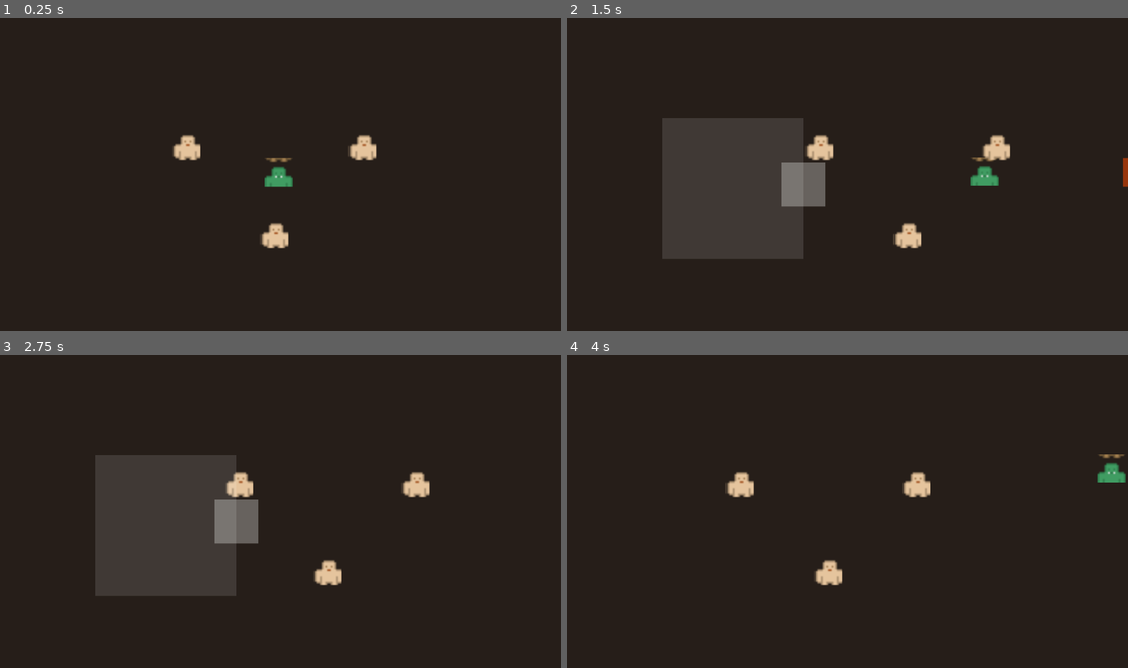
Above: before the commit, frames 1-4 (two rows, left to right).
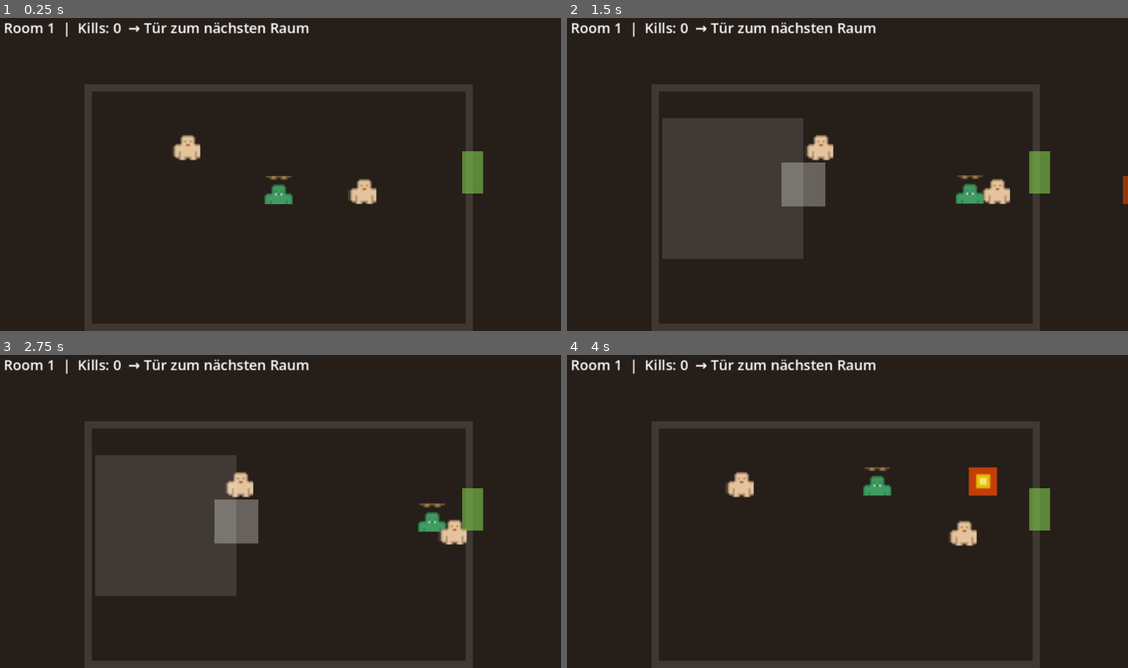
Above: after the commit, the same moments.

Repository: dcsepke-byte/slime-survivor
Game: Godot game, scene res://scenes/main.tscn
The game is run twice, just before and just after one commit, with the same random seed, the same clock (stepped at 60 frames per second) and the same inputs.
Inputs (mouse positions are in pixels of both pictures, inside the frame that each line leads up to):
- Up to frame 1 (0.25 s): no input
- Up to frame 2 (1.5 s): move the mouse to (970, 155) at 0.52 s; hold Right (ui_right) 0.53-1.25 s; click (970, 155) at 0.67 s; tap Space at 0.77 s; drag from (735, 187) to (1055, 171) at 1.27 s
- Up to frame 3 (2.75 s): move the mouse to (336, 439) at 2.02 s; hold Right (ui_right) from 2.03 s (still down); click (336, 439) at 2.17 s
- Up to frame 4 (4 s): release Right (ui_right) at 2.75 s; drag from (819, 574) to (673, 461) at 2.77 s; move the mouse to (1015, 558) at 3.52 s; hold Left (ui_left) from 3.53 s (still down); click (1015, 558) at 3.67 s; tap Space at 3.77 s

The runs differ from the first frame. In frame 1, 7.7% of the frame differs, in the area x 0-87%, y 1-100%; in frame 2, 7.8%; in frame 3, 7.4%; in frame 4, 8.2%, in the area x 0-100%, y 1-100%.

Commit message:
feat: Room-Progression — 3 Räume, Wände, Türen, Boss

Diff:
--- a/scripts/game.gd
+++ b/scripts/game.gd
@@ -1,15 +1,121 @@
 extends Node2D
+## Slime Survivor — Level Manager mit Room-Progression
+
+var current_room := 0
+var rooms_cleared := 0
+
+@onready var player: Player = $Player
 
 func _ready() -> void:
 	var mobile_ui: Node = preload("res://scenes/mobile_ui.tscn").instantiate()
 	add_child(mobile_ui)
-
-	var player: Player = $Player
 	player.setup_mobile(mobile_ui)
 
-	var enemy_scene: PackedScene = preload("res://scenes/enemy.tscn")
-	var positions: Array[Vector2] = [Vector2(200, 150), Vector2(400, 150), Vector2(300, 250)]
-	for pos in positions:
-		var e: Enemy = enemy_scene.instantiate()
-		e.position = pos
-		add_child(e)
+	_spawn_room(0)
+	_update_hud()
+
+
+func _spawn_room(room_id: int) -> void:
+	# Alte Gegner + Türen löschen
+	for n in get_tree().get_nodes_in_group("enemy"):
+		n.queue_free()
+	for n in get_tree().get_nodes_in_group("door"):
+		n.queue_free()
+
+	current_room = room_id
+
+	# Raum-Definitionen
+	match room_id:
+		0: # Startraum — einfach
+			_build_walls(Vector2(100, 80), 440, 280)
+			player.position = Vector2(320, 200)
+			_spawn_enemy(Vector2(200, 150))
+			_spawn_enemy(Vector2(400, 200))
+			_create_door(Vector2(540, 180), 1)
+		1: # Zweiter Raum — schwerer
+			_build_walls(Vector2(100, 80), 440, 280)
+			player.position = Vector2(130, 200)
+			_spawn_enemy(Vector2(250, 140))
+			_spawn_enemy(Vector2(350, 200))
+			_spawn_enemy(Vector2(200, 260))
+			_create_door(Vector2(540, 180), 2)
+		2: # Boss-Raum
+			_build_walls(Vector2(100, 80), 440, 280)
+			player.position = Vector2(130, 200)
+			var boss: Enemy = _spawn_enemy(Vector2(350, 180))
+			boss.hp = 8
+			boss.modulate = Color.RED
+			boss.scale = Vector2(2, 2)
+
+	_update_hud()
+
+
+func _build_walls(pos: Vector2, w: float, h: float) -> void:
+	var wall := ColorRect.new()
+	wall.color = Color(0.25, 0.22, 0.2)  # Dunkle Steinmauer
+	wall.mouse_filter = Control.MOUSE_FILTER_IGNORE
+	# Links
+	_lw(pos, Vector2(8, h))
+	# Rechts
+	_lw(Vector2(pos.x + w - 8, pos.y), Vector2(8, h))
+	# Oben
+	_lw(pos, Vector2(w, 8))
+	# Unten
+	_lw(Vector2(pos.x, pos.y + h - 8), Vector2(w, 8))
+
+
+func _lw(p: Vector2, s: Vector2) -> void:
+	var w := ColorRect.new()
+	w.position = p
+	w.size = s
+	w.color = Color(0.25, 0.22, 0.2)
+	w.mouse_filter = Control.MOUSE_FILTER_IGNORE
+	add_child(w)
+
+
+func _spawn_enemy(pos: Vector2) -> Enemy:
+	var e: Enemy = preload("res://scenes/enemy.tscn").instantiate()
+	e.position = pos
+	add_child(e)
+	e.tree_exiting.connect(func(): _on_enemy_died())
+	return e
+
+
+func _create_door(pos: Vector2, target: int) -> void:
+	var door := Area2D.new()
+	door.position = pos
+	door.add_to_group("door")
+	var col := CollisionShape2D.new()
+	var shape := RectangleShape2D.new()
+	shape.size = Vector2(24, 48)
+	col.shape = shape
+	door.add_child(col)
+	door.body_entered.connect(func(b: Node2D):
+		if b == player:
+			_spawn_room(target)
+	)
+	add_child(door)
+	# Tür-Visual
+	var rect := ColorRect.new()
+	rect.position = pos - Vector2(12, 24)
+	rect.size = Vector2(24, 48)
+	rect.color = Color(0.5, 0.8, 0.3, 0.6)
+	rect.mouse_filter = Control.MOUSE_FILTER_IGNORE
+	add_child(rect)
+
+
+func _on_enemy_died() -> void:
+	rooms_cleared += 1
+	_update_hud()
+
+
+func _update_hud() -> void:
+	# Einfaches HUD
+	if not has_node("HUD"):
+		var hud := Label.new()
+		hud.name = "HUD"
+		hud.position = Vector2(8, 4)
+		hud.add_theme_color_override("font_color", Color.WHITE)
+		hud.add_theme_font_size_override("font_size", 16)
+		add_child(hud)
+	$HUD.text = "Room %d  |  Kills: %d  → Tür zum nächsten Raum" % [current_room + 1, rooms_cleared]
Not shown, added: build/web/index.apple-touch-icon.png.import
Not shown, added: build/web/index.icon.png.import
Not shown, added: build/web/index.png.import
Not shown, added: index.apple-touch-icon.png.import
Not shown, added: index.icon.png.import
Not shown, added: index.png.import
Not shown, changed: build/web/index.html
Not shown, changed: build/web/index.pck
